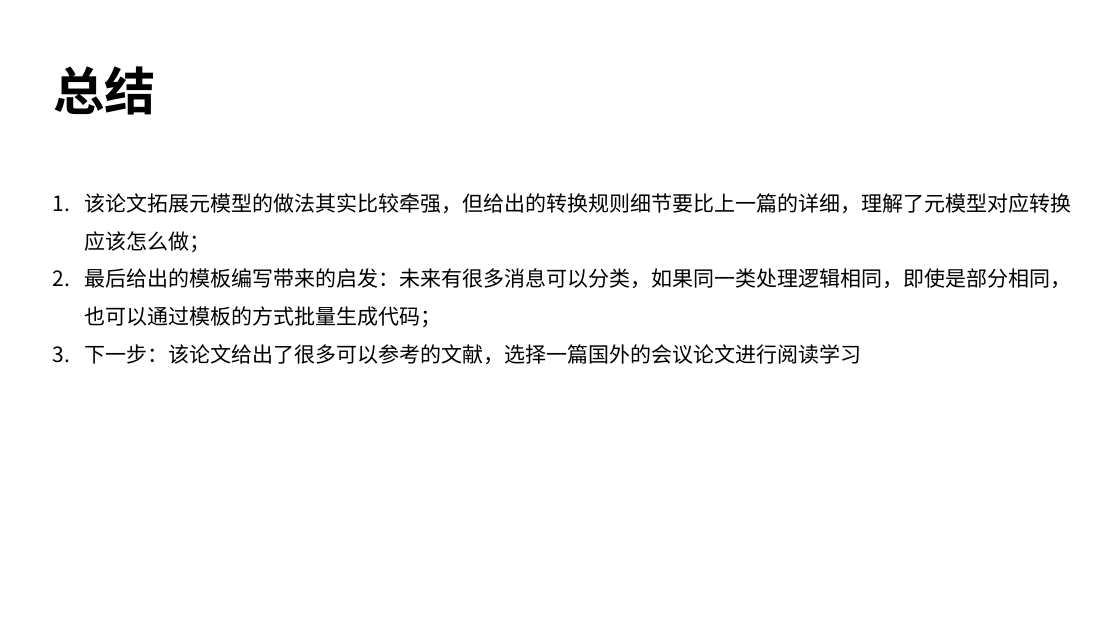
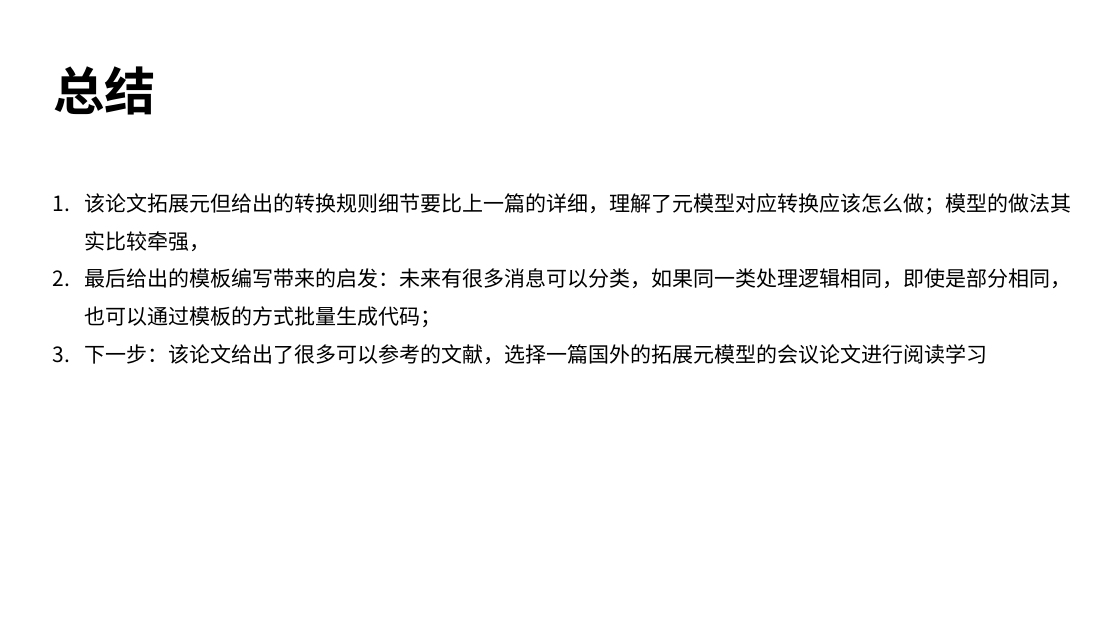
Before and after one commit to CodeQwQ/MyExperience, a slide deck: slide 12 of 组会汇报/2025年4月27日 陈威 基于模型驱动框架的Web代码生成 .pptx. Drawn at 1120x630 pixels with LibreOffice and Linux fonts; fonts in the diff are those of the drawing. Boxes give left, top, right and bottom in pixels: in the first picture for what was removed or moved away, otherwise in the second. Text is boxed around its words. In the diff, an @@ line names an element or a change of style, - is before the commit and + after.

```diff
--- a/组会汇报/2025年4月27日 陈威 基于模型驱动框架的Web代码生成 .pptx
+++ b/组会汇报/2025年4月27日 陈威 基于模型驱动框架的Web代码生成 .pptx
@@ text at <box>84,193,1071,251</box>: text changed @@
-1. 该论文拓展元模型的做法其实比较牵强，但给出的转换规则细节要比上一篇的详细，理解了元模型对应转换应该怎么做；
+1. 该论文拓展元但给出的转换规则细节要比上一篇的详细，理解了元模型对应转换应该怎么做；模型的做法其实比较牵强，
@@ text at <box>84,344,987,364</box>: text changed @@
-3. 下一步：该论文给出了很多可以参考的文献，选择一篇国外的会议论文进行阅读学习
+3. 下一步：该论文给出了很多可以参考的文献，选择一篇国外的拓展元模型的会议论文进行阅读学习
```
Also in this commit, not shown: 2 other slides changed, 4 other files.
